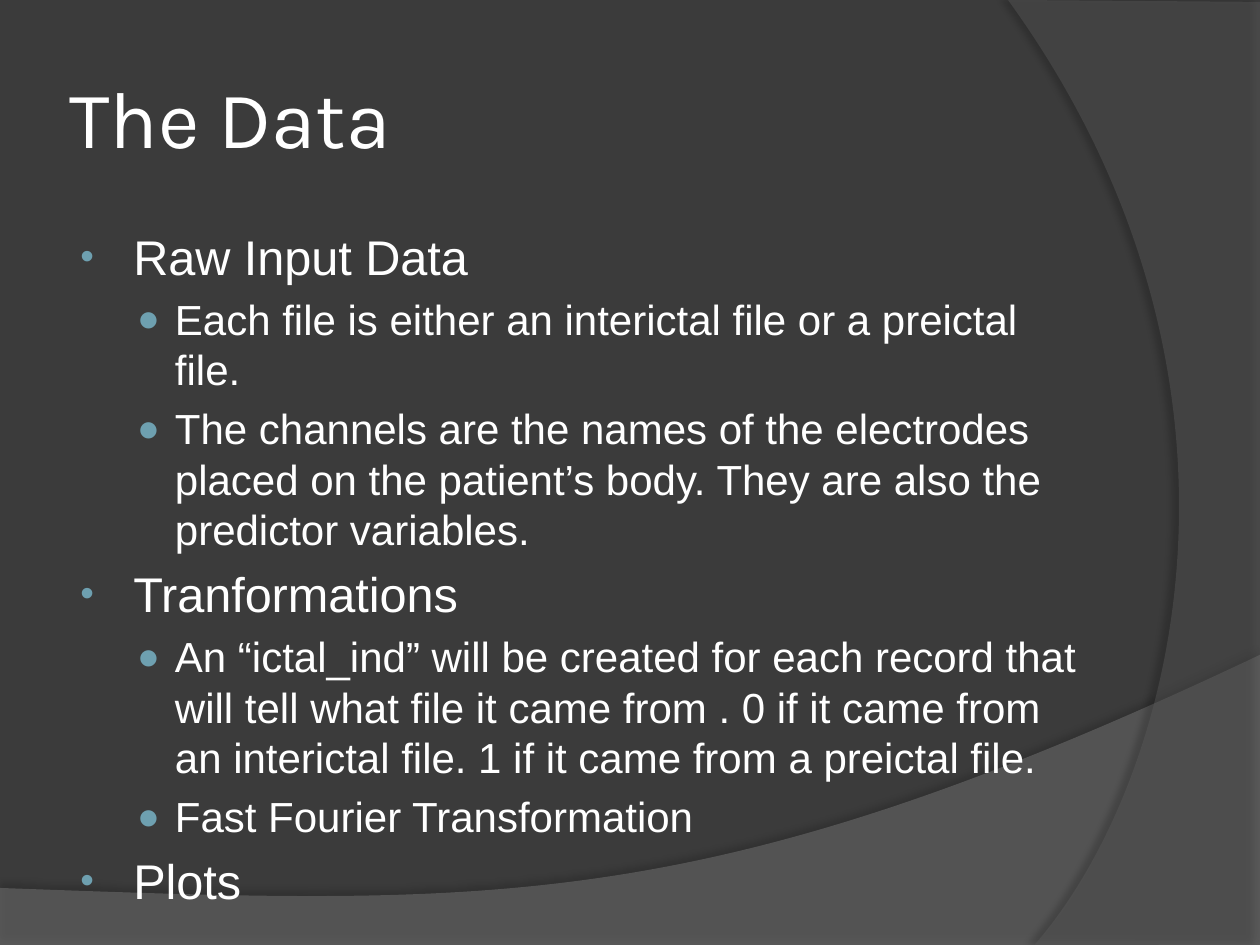
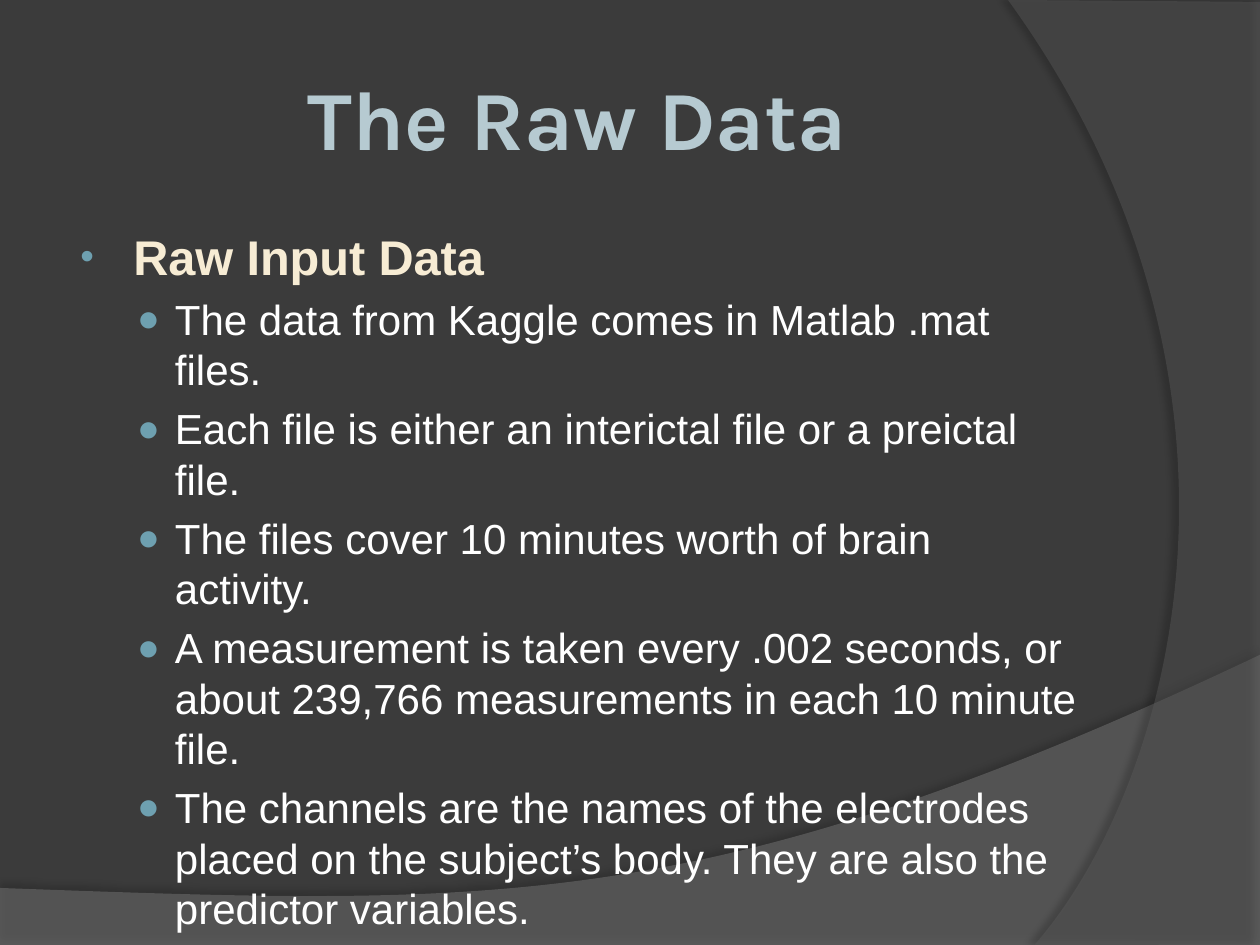
Before and after one commit to edeo/landsat_looker, a slide deck: slide 4 of chad/project/EpilepsyProject.pptx. Drawn at 1260x945 pixels with LibreOffice and Linux fonts; fonts in the diff are those of the drawing. Boxes give left, top, right and bottom in pixels: in the first picture for what was removed or moved away, otherwise in the second. Text is boxed around its words. In the diff, an @@ line names an element or a change of style, - is before the commit and + after.

```diff
--- a/chad/project/EpilepsyProject.pptx
+++ b/chad/project/EpilepsyProject.pptx
@@ title at bbox=[308, 92, 847, 151]: text changed; size 46 to 48 pt; text colour #FFFFFF to gradient #89DEFF to #517682; bold on @@
-The Data
+The Raw Data
@@ text at bbox=[133, 241, 484, 284]: text colour #FFFFFF to gradient #FCF9F2 to #F7EDD4 to #F0D37C, letter outline none to #C7AA00 1.93 pt, bold on in "Raw Input Data" @@
@@ text at bbox=[175, 304, 990, 386]: paragraph added @@
+  ● The data from Kaggle comes in Matlab .mat files.
@@ text at bbox=[175, 523, 1076, 933]: text changed @@
-  ● The channels are the names of the electrodes placed on the patient’s body. They are also the predictor variables.
-• Tranformations
-  ● An “ictal_ind” will be created for each record that will tell what file it came from . 0 if it came from an interictal file. 1 if it came from a preictal file.
-  ● Fast Fourier Transformation
-• Plots
+  ● The files cover 10 minutes worth of brain activity.
+  ● A measurement is taken every .002 seconds, or about 239,766 measurements in each 10 minute file.
+  ● The channels are the names of the electrodes placed on the subject’s body. They are also the predictor variables.
+  ● There are 239k measurements per channel.
```
Also in this commit, not shown: 9 other slides changed, 7 slides added, 3 slides removed, 1 other file.
